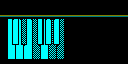
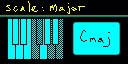
Layered file, before and after one edit (128×64). Changes by layer:
added layer "Layer 2" above "Layer 1" over (6, 1, 85, 14)
added layer "Layer 1" above "Shape 9" over (80, 30, 110, 47)
added group "extra_keys" with 4 layers above "keyboard" over (21, 19, 58, 59)
added layer "black copy 3" in group "extra_keys" over (53, 19, 55, 44)
added layer "black copy 2" in group "extra_keys" over (21, 19, 26, 44)
added layer "black copy" in group "extra_keys" over (45, 19, 47, 44)
added layer "middle copy" in group "extra_keys" over (40, 19, 47, 59)
renamed "Shape 6 copy" to "black_pressed", moved it above "right_pressed", painted on it over (37, 19, 42, 44)
removed layer "Shape 5 copy" from group "keyboard" over (57, 19, 64, 59)
renamed "Shape 7 copy 2" to "right_pressed", painted on it over (54, 19, 63, 59)
renamed "Shape 7 copy" to "middle_pressed", painted on it over (46, 19, 55, 59)
removed layer "Shape 7" from group "keyboard" over (21, 19, 26, 44)
renamed "Shape 3 copy 2" to "left_pressed", moved it above "black", painted on it over (32, 19, 40, 59)
renamed "Shape 5" to "right", painted on it over (24, 19, 32, 59)
removed layer "Shape 4 copy" from group "keyboard" over (41, 19, 48, 59)
removed layer "Shape 4 copy 2" from group "keyboard" over (49, 19, 56, 59)
removed layer "Shape 4" from group "keyboard" over (20, 19, 24, 45)
added layer "middle" in group "keyboard" over (20, 19, 23, 45)
